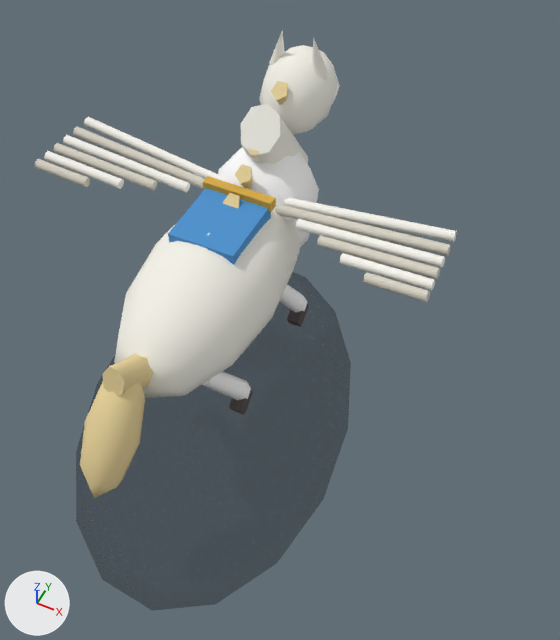
An edit to the glTF model models/units/pegasus.glb, drawn before and after from the same camera.
Both versions are drawn from a camera (50 mm lens) standing at (0.754, -1.214, 1.877) and looking at (0.17, -0.045, 0.416). Lighting does not change. The marker at lower left points along +X, +Y and +Z. The first picture is the older version. Where no turn or scale is listed for an object, it has been applied to the vertices.

Names of what the first picture shows: 'FlightShadow', 'HarnessBlanket', 'PegasusBody', 'PegasusChest', 'PegasusHead', 'PegasusNeck', 'PegasusWingStickLeft1', 'PegasusWingStickLeft2', 'PegasusWingStickLeft3', 'PegasusWingStickLeft4', 'PegasusWingStickLeft5', 'PegasusWingStickLeft6', 'PegasusWingStickRight1', 'PegasusWingStickRight2', 'PegasusWingStickRight3', 'PegasusWingStickRight4', 'PegasusWingStickRight5', 'PegasusWingStickRight6', 'TailCloud' and 13 more.
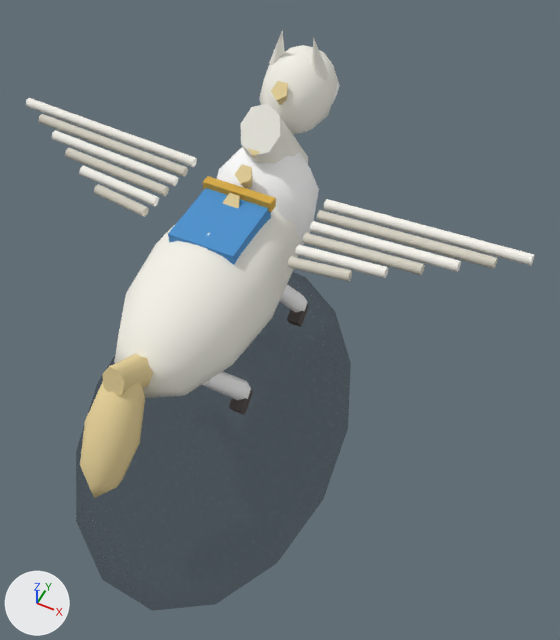
Commit message: attach pegasus feather roots

Location of each change, (x1, y1, x2, y2) in pixels of the pictures (560 x 640 px):
'PegasusWingStickRight1', moved, turned: before (284, 198, 456, 242); after (324, 199, 534, 266)
'PegasusWingStickRight2', moved, turned: before (275, 204, 451, 256); after (317, 210, 498, 269)
'PegasusWingStickLeft1', moved, turned: before (84, 117, 222, 180); after (26, 98, 197, 167)
'PegasusWingStickRight3', moved, turned: before (295, 219, 445, 268); after (310, 221, 461, 272)
'PegasusWingStickLeft2', moved, turned: before (73, 126, 205, 189); after (38, 114, 188, 177)
'PegasusWingStickRight5', moved, turned: before (339, 253, 435, 291); after (295, 244, 388, 278)
'PegasusWingStickRight4', moved, turned: before (317, 235, 440, 279); after (302, 233, 425, 275)
'PegasusWingStickLeft3', moved, turned: before (63, 135, 190, 193); after (52, 130, 179, 186)
'PegasusWingStickRight6', moved, turned: before (363, 272, 430, 302); after (288, 257, 352, 282)
'PegasusWingStickLeft5', moved, turned: before (44, 151, 124, 189); after (79, 165, 159, 206)
'PegasusWingStickLeft4', moved: before (54, 143, 157, 191); after (65, 148, 169, 196)
'PegasusWingStickLeft6', moved, turned: before (35, 159, 90, 187); after (94, 184, 149, 217)

What changed in the scene script:
```text
Change ob_pegasuswingstickleft1:
    ob_pegasuswingstickleft1.location: (-0.172, 0.18, 0.01) -> (-0.535, 0.18, 0.02)
    ob_pegasuswingstickleft1.rotation_euler: (0.0, -1.537, 0.0) -> (1.249, -1.478, -1.162)  # degrees (0, -88, 0) -> degrees (72, -85, -67)
Change ob_pegasuswingstickleft2:
    ob_pegasuswingstickleft2.location: (-0.245, 0.101, 0.012) -> (-0.463, 0.101, 0.018)
    ob_pegasuswingstickleft2.rotation_euler: (0.91, -1.519, -0.87) -> (1.224, -1.484, -1.143)  # degrees (52, -87, -50) -> degrees (70, -85, -65)
Change ob_pegasuswingstickleft3:
    ob_pegasuswingstickleft3.location: (-0.318, 0.022, 0.014) -> (-0.39, 0.022, 0.016)
    ob_pegasuswingstickleft3.rotation_euler: (1.107, -1.502, -1.047) -> (1.184, -1.491, -1.111)  # degrees (63, -86, -60) -> degrees (68, -85, -64)
Change ob_pegasuswingstickleft4:
    ob_pegasuswingstickleft4.location: (-0.39, -0.057, 0.016) -> (-0.318, -0.057, 0.014)
Change ob_pegasuswingstickleft5:
    ob_pegasuswingstickleft5.location: (-0.463, -0.136, 0.018) -> (-0.245, -0.136, 0.012)
    ob_pegasuswingstickleft5.rotation_euler: (1.224, -1.484, -1.143) -> (0.91, -1.519, -0.87)  # degrees (70, -85, -65) -> degrees (52, -87, -50)
Change ob_pegasuswingstickleft6:
    ob_pegasuswingstickleft6.location: (-0.535, -0.215, 0.02) -> (-0.172, -0.215, 0.01)
    ob_pegasuswingstickleft6.rotation_euler: (1.249, -1.478, -1.162) -> (0.0, -1.537, 0.0)  # degrees (72, -85, -67) -> degrees (0, -88, 0)
Change ob_pegasuswingstickright1:
    ob_pegasuswingstickright1.location: (0.172, 0.18, 0.01) -> (0.535, 0.18, 0.02)
    ob_pegasuswingstickright1.rotation_euler: (0.0, 1.537, 0.0) -> (1.249, 1.478, 1.162)  # degrees (0, 88, 0) -> degrees (72, 85, 67)
Change ob_pegasuswingstickright2:
    ob_pegasuswingstickright2.location: (0.245, 0.101, 0.012) -> (0.463, 0.101, 0.018)
    ob_pegasuswingstickright2.rotation_euler: (0.91, 1.519, 0.87) -> (1.224, 1.484, 1.143)  # degrees (52, 87, 50) -> degrees (70, 85, 65)
Change ob_pegasuswingstickright3:
    ob_pegasuswingstickright3.location: (0.318, 0.022, 0.014) -> (0.39, 0.022, 0.016)
    ob_pegasuswingstickright3.rotation_euler: (1.107, 1.502, 1.047) -> (1.184, 1.491, 1.111)  # degrees (63, 86, 60) -> degrees (68, 85, 64)
Change ob_pegasuswingstickright4:
    ob_pegasuswingstickright4.location: (0.39, -0.057, 0.016) -> (0.318, -0.057, 0.014)
    ob_pegasuswingstickright4.rotation_euler: (1.184, 1.491, 1.111) -> (1.107, 1.502, 1.047)  # degrees (68, 85, 64) -> degrees (63, 86, 60)
Change ob_pegasuswingstickright5:
    ob_pegasuswingstickright5.location: (0.463, -0.136, 0.018) -> (0.245, -0.136, 0.012)
    ob_pegasuswingstickright5.rotation_euler: (1.224, 1.484, 1.143) -> (0.91, 1.519, 0.87)  # degrees (70, 85, 65) -> degrees (52, 87, 50)
Change ob_pegasuswingstickright6:
    ob_pegasuswingstickright6.location: (0.535, -0.215, 0.02) -> (0.172, -0.215, 0.01)
    ob_pegasuswingstickright6.rotation_euler: (1.249, 1.478, 1.162) -> (0.0, 1.537, 0.0)  # degrees (72, 85, 67) -> degrees (0, 88, 0)
```
